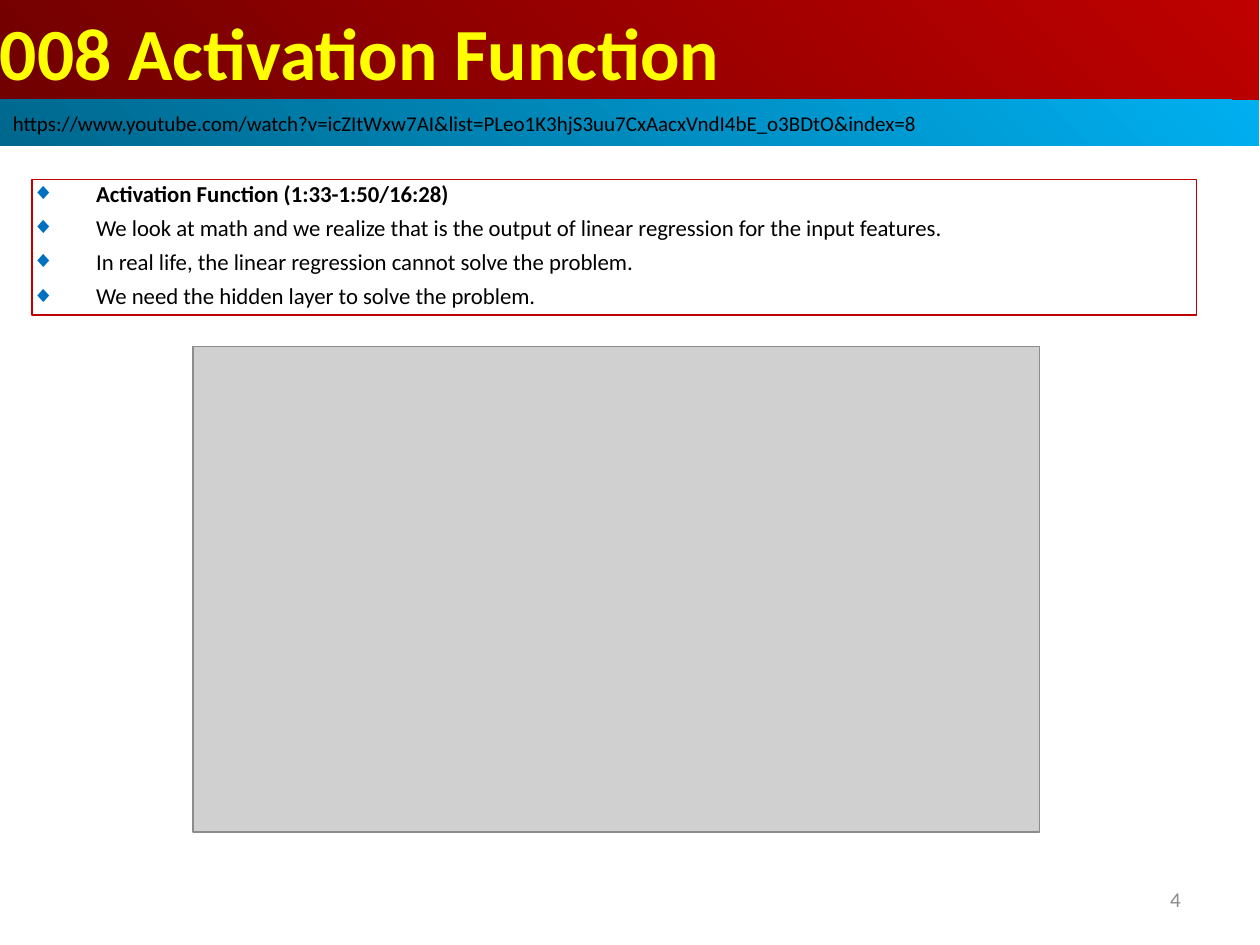
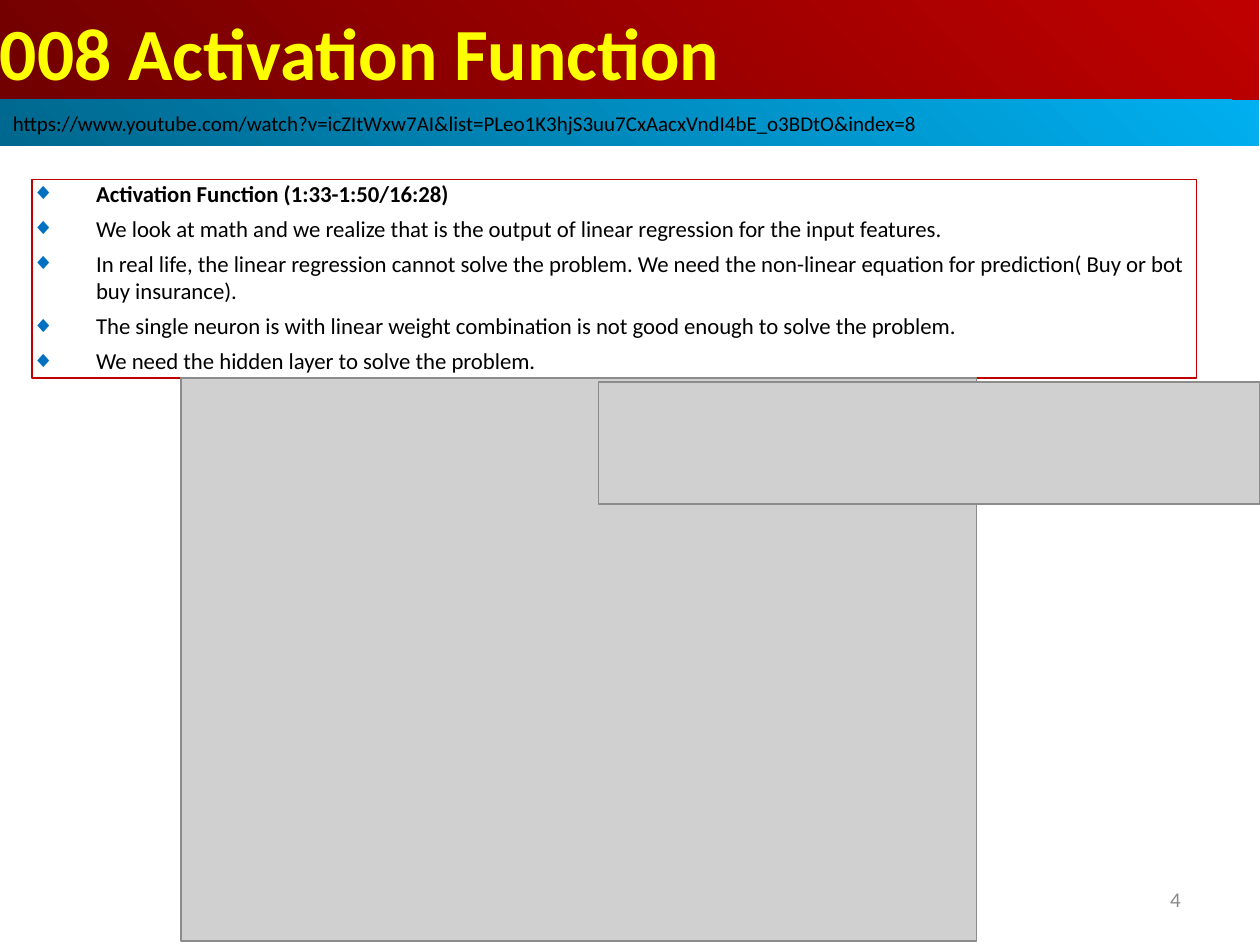
Before and after one commit to peterhchen/AIU_CS512_DL, a slide deck: slide 4 of 000_Lecture_Project/week02/01_Lecture/08_Act_Func.ppt. Drawn at 1260x945 pixels with LibreOffice and Linux fonts; fonts in the diff are those of the drawing; grey boxes stand for pictures. Boxes give left, top, right and bottom in pixels: in the first picture for what was removed or moved away, otherwise in the second. Text is boxed around its words. In the diff, an @@ line names an element or a change of style, - is before the commit and + after.

```diff
--- a/000_Lecture_Project/week02/01_Lecture/08_Act_Func.ppt
+++ b/000_Lecture_Project/week02/01_Lecture/08_Act_Func.ppt
@@ rectangle "Activation Function (1:33-1:50/16:28)": place and size @@
-rectangle "Activation Function (1:33-1:50/16:28)" at (32, 179, 1196, 315)
+rectangle "Activation Function (1:33-1:50/16:28)" at (32, 179, 1196, 378)
@@ text in rectangle at (96, 255, 1183, 338): text changed @@
-◆ In real life, the linear regression cannot solve the problem.
+◆ In real life, the linear regression cannot solve the problem. We need the non-linear equation for prediction( Buy or bot buy insurance).
+◆ The single neuron is with linear weight combination is not good enough to solve the problem.
@@ picture: place and size @@
-picture at (193, 346, 1040, 832)
+picture at (181, 378, 976, 941)
@@ picture added at (598, 382, 1260, 504) @@
```
Also in this commit, not shown: 15 other slides changed, 2 slides added, 1 other file.
